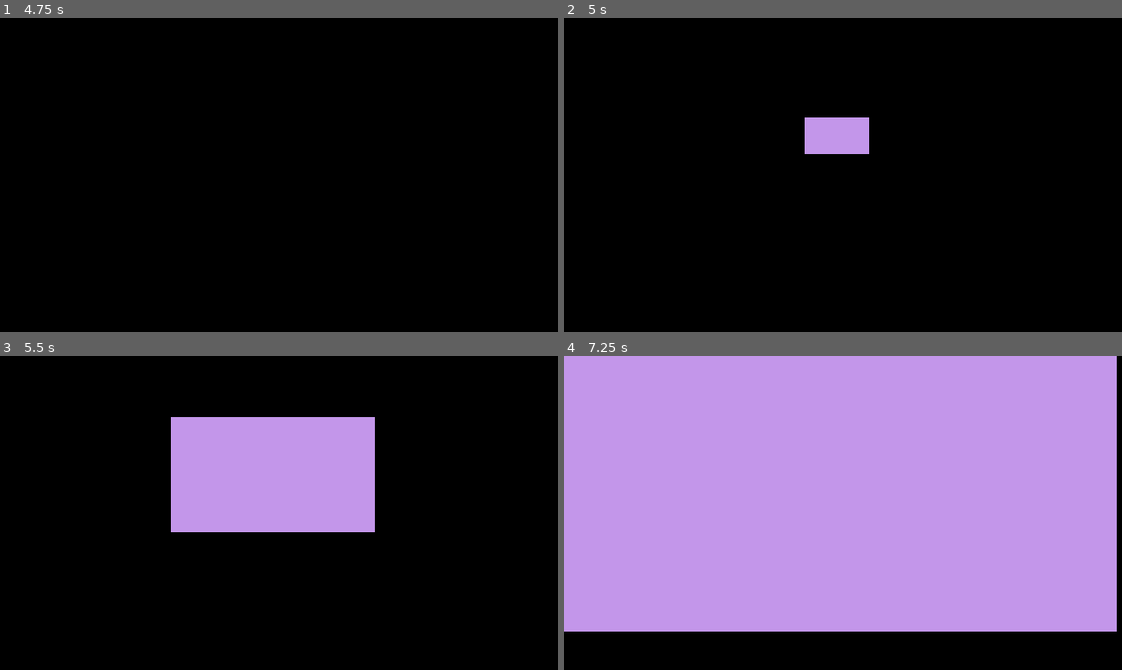
Above: before the commit, frames 1-4 (two rows, left to right).
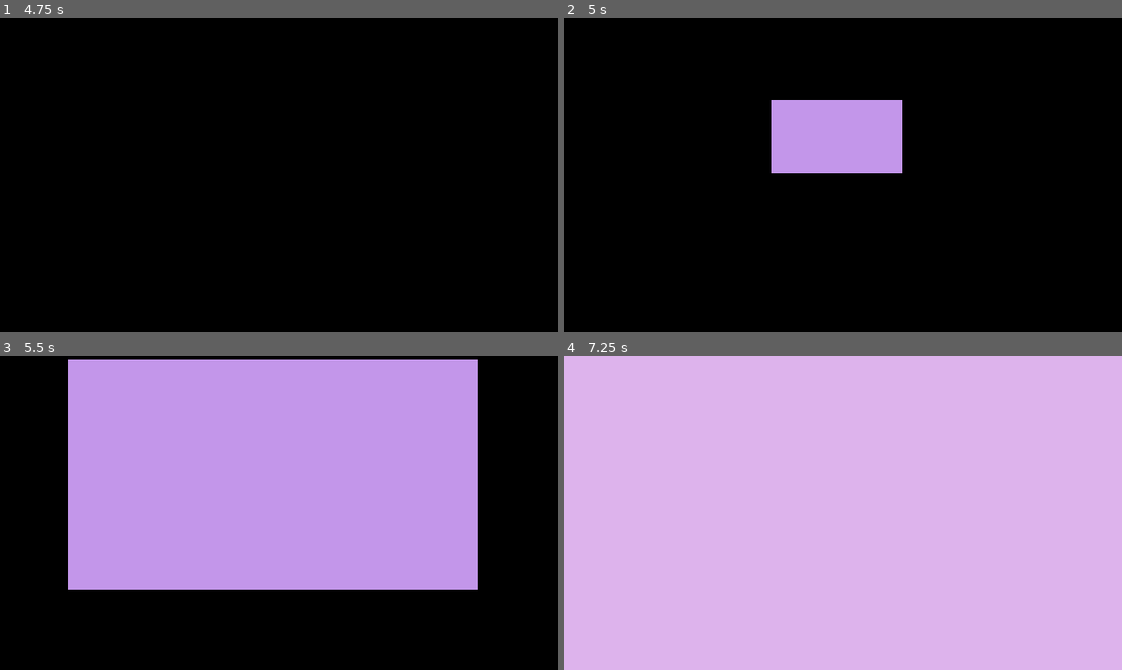
Above: after the commit, the same moments.

Repository: ZackyGameDev/GameOfWorth
Game: Godot game, scene res://rooms/rm_arcade_transition/arcade_transition.tscn
Same seed, same stepped clock (60 frames per second), same inputs: the game is played once before the commit and once after it.
Inputs:
- Up to frame 1 (4.75 s): tap Enter at 0.5, 2, 3.5 s; hold Right (ui_right) 0.53-1.28 s; tap Space at 1.25, 2.75, 4.25 s; hold Down (ui_down) 1.28-2.03 s; hold Right (ui_right) 2.03-2.78 s; hold Up (ui_up) 2.78-3.53 s; hold Left (ui_left) from 3.53 s (still down)
- Up to frame 2 (5 s): keep holding Left (ui_left)
- Up to frame 3 (5.5 s): release Left (ui_left) at 5.03 s; hold Down (ui_down) from 5.03 s (still down)
- Up to frame 4 (7.25 s): release Down (ui_down) at 5.78 s; hold Right (ui_right) 5.78-6.53 s; hold Up (ui_up) from 6.53 s (still down)

Frame 1 is identical in both runs. In frame 2, 4.1% of the frame differs, in the area x 37-61%, y 26-50%; in frame 3, 40%; in frame 4, 100%, in the area x 0-100%, y 0-100%.

Commit message:
[hud] WIP

Diff:
--- a/objects/arcade/obj_arcade_player/arcade_player.gd
+++ b/objects/arcade/obj_arcade_player/arcade_player.gd
@@ -1,5 +1,9 @@
 extends Node2D
 class_name ArcadePlayer
+
+signal got_hurt(resultant_hp: float)
+signal got_distracted(remaining_time: float)
+
 
 var hsp: float = 0.0
 var vsp: float = 0.0
@@ -13,9 +17,31 @@
 var shake_decay = 10.0  # higher = ends faster
 var shake_amount = 2.0  # max pixels to shake
 
+var points: float = 0.0 # OTHER NODES MUST USE update_points THAN MODIFY THIS
 var stamina: float = 1.00 # range is [0, 1] (float)
 var time_left: float = 12.0 # 12 hours very arbitrary
 var iframes_active: bool = false
+
+var hud: ArcadeHUD
+
+func _ready() -> void:
+	var hudscene = preload("res://objects/arcade/obj_arcade_player/HUD/arcade_hud.tscn")
+	var _hud = hudscene.instantiate()
+	print("Parent in tree:", get_parent().is_inside_tree())
+	get_parent().add_child.call_deferred(_hud)
+	hud = _hud
+	print("Added hud: ", hud)
+
+func get_hurt(damage: float) -> void:
+	stamina -= damage
+	shake_strength = 2.0
+	got_hurt.emit(stamina)
+	hud.power = stamina
+	hud.show_power()
+
+func update_points(points_to_add: float):
+	points += points_to_add
+	hud.show_score()
 
 func process_shake(delta):
 	if shake_strength > 0.0:
@@ -29,11 +55,12 @@
 
 func shoot() -> PlayerBullet:
 	var bullet_scene = preload("res://objects/arcade/obj_arcade_player/obj_player_bullet/player_bullet.tscn")
-	var bullet = bullet_scene.instantiate()
-	get_parent().add_child(bullet)
+	var bullet: PlayerBullet = bullet_scene.instantiate()
 	bullet.position = position
 	bullet.position += Vector2.from_angle(rotation) * 10
 	bullet.rotation = rotation
+	get_parent().add_child(bullet)
+	bullet.connect_player(self)
 	shake_strength = 1.0
 	$shootparticles.emitting = true
 	return bullet
@@ -85,7 +112,6 @@
 
 func _on_hurtbox_area_entered(area: Area2D) -> void:
 	if area.get_parent() is Task and area.name == "hitbox" and not iframes_active:
-		stamina -= 0.1
-		shake_strength = 2.0
+		get_hurt(0.1)
 		area.get_parent().die()
 		flash()
--- a/objects/arcade/obj_arcade_player/obj_player_bullet/player_bullet.gd
+++ b/objects/arcade/obj_arcade_player/obj_player_bullet/player_bullet.gd
@@ -2,6 +2,13 @@
 class_name PlayerBullet
 
 var speed = 300;
+var player: ArcadePlayer # set by the player while spawning this bullet.
+
+func connect_player(_player: ArcadePlayer) -> void: # who shot
+	player = _player
+
+func give_points_to_player(points: float) -> void:
+	player.update_points(points)
 
 func _physics_process(delta: float) -> void:
 	position.x += cos(rotation) * speed * delta
--- a/objects/arcade/tasks/obj_task_paper/TaskPaper.tscn
+++ b/objects/arcade/tasks/obj_task_paper/TaskPaper.tscn
@@ -13,9 +13,6 @@
 script = ExtResource("1_fae05")
 metadata/_custom_type_script = "uid://bmkh4i14vp8pr"
 
-[node name="sprite" type="Sprite2D" parent="."]
-texture = ExtResource("2_lmpyw")
-
 [node name="hurtbox" type="Area2D" parent="."]
 
 [node name="shape" type="CollisionShape2D" parent="hurtbox"]
@@ -28,4 +25,7 @@
 position = Vector2(1, -1)
 shape = SubResource("RectangleShape2D_sua5o")
 
+[node name="sprite" type="Sprite2D" parent="."]
+texture = ExtResource("2_lmpyw")
+
 [connection signal="area_entered" from="hurtbox" to="." method="_on_hurtbox_area_entered"]
--- a/objects/arcade/tasks/task.gd
+++ b/objects/arcade/tasks/task.gd
@@ -37,10 +37,12 @@
 
 
 func _on_hurtbox_area_entered(area: Area2D) -> void:
-	if (area.name == "hitbox" and area.get_parent() is PlayerBullet):
+	var parent = area.get_parent()
+	if (area.name == "hitbox" and parent is PlayerBullet):
 		hp -= 1
-		area.get_parent().queue_free()
+		parent.queue_free()
 		if hp == 0:
+			parent.give_points_to_player(points)
 			die()
 	flash()
 
--- a/rooms/rm_arcade_game/arcade_game.gd
+++ b/rooms/rm_arcade_game/arcade_game.gd
@@ -5,6 +5,12 @@
 @onready var pressup: Node2D = $tutorials/pressup
 @onready var holdup: Node2D = $tutorials/holdup
 @onready var player_start_position = $player.position
+
+
+func _ready() -> void:
+	$fg.self_modulate.a = 1
+	var tween = get_tree().create_tween()
+	tween.tween_property($fg, "self_modulate:a", 0, 1)
 
 func show_nice_stamp() -> void:
 	var nicestampscene = preload("res://objects/arcade/misc/nice!/nicestamp.tscn")
--- a/rooms/rm_arcade_game/arcade_game.tscn
+++ b/rooms/rm_arcade_game/arcade_game.tscn
@@ -32,3 +32,10 @@
 visible = false
 position = Vector2(177, 80)
 texture = ExtResource("6_jy4ll")
+
+[node name="fg" type="Sprite2D" parent="."]
+self_modulate = Color(1, 1, 1, 0)
+position = Vector2(-52, -55)
+scale = Vector2(1.378125, 1.5777779)
+texture = ExtResource("1_2q1jv")
+centered = false
--- a/rooms/rm_arcade_transition/arcade_transition.gd
+++ b/rooms/rm_arcade_transition/arcade_transition.gd
@@ -3,8 +3,12 @@
 func _ready() -> void:
 	$Boot.play("booting")
 
-
-
 func _on_boot_animation_finished() -> void:
 	var tween = get_tree().create_tween()
-	tween.tween_property($Purple, "scale", Vector2(1, 1), 2)
+	tween.tween_property($Purple, "scale", Vector2(2, 2), 2)
+	await tween.finished
+
+	tween = get_tree().create_tween()
+	tween.tween_property($Lightpurple, "self_modulate:a", 1, 0.5)
+	await tween.finished
+	get_tree().change_scene_to_file("res://rooms/rm_arcade_game/arcade_game.tscn")
--- a/rooms/rm_arcade_transition/arcade_transition.tscn
+++ b/rooms/rm_arcade_transition/arcade_transition.tscn
@@ -1,8 +1,9 @@
-[gd_scene load_steps=70 format=3 uid="uid://cvfpxfv0ggol5"]
+[gd_scene load_steps=71 format=3 uid="uid://cvfpxfv0ggol5"]
 
 [ext_resource type="Script" uid="uid://bxrc2s5sfi5c4" path="res://rooms/rm_arcade_transition/arcade_transition.gd" id="1_t7nft"]
 [ext_resource type="Texture2D" uid="uid://m2er4cn07yb3" path="res://sprites/scenes/boot.png" id="1_vxnav"]
 [ext_resource type="Texture2D" uid="uid://cqha1t5htkaax" path="res://sprites/scenes/purple.png" id="3_v8i4s"]
+[ext_resource type="Texture2D" uid="uid://7dvn6njgxc7r" path="res://sprites/scenes/lightpurple.png" id="4_y62oq"]
 
 [sub_resource type="AtlasTexture" id="AtlasTexture_aq1lf"]
 atlas = ExtResource("1_vxnav")
@@ -482,4 +483,10 @@
 scale = Vector2(1e-05, 1e-05)
 texture = ExtResource("3_v8i4s")
 
+[node name="Lightpurple" type="Sprite2D" parent="."]
+self_modulate = Color(1, 1, 1, 0)
+position = Vector2(159, 95.5)
+scale = Vector2(1.1375, 1.0833334)
+texture = ExtResource("4_y62oq")
+
 [connection signal="animation_finished" from="Boot" to="." method="_on_boot_animation_finished"]
Binary file changed: sprites/scenes/lightpurple.png
